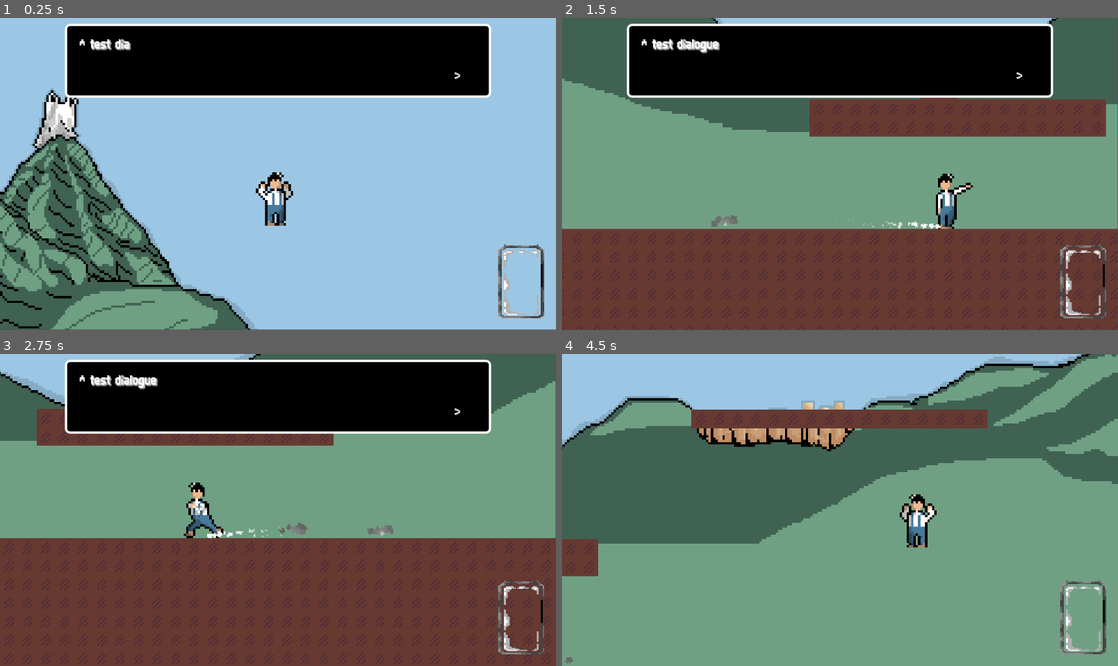
Above: before the commit, frames 1-4 (two rows, left to right).
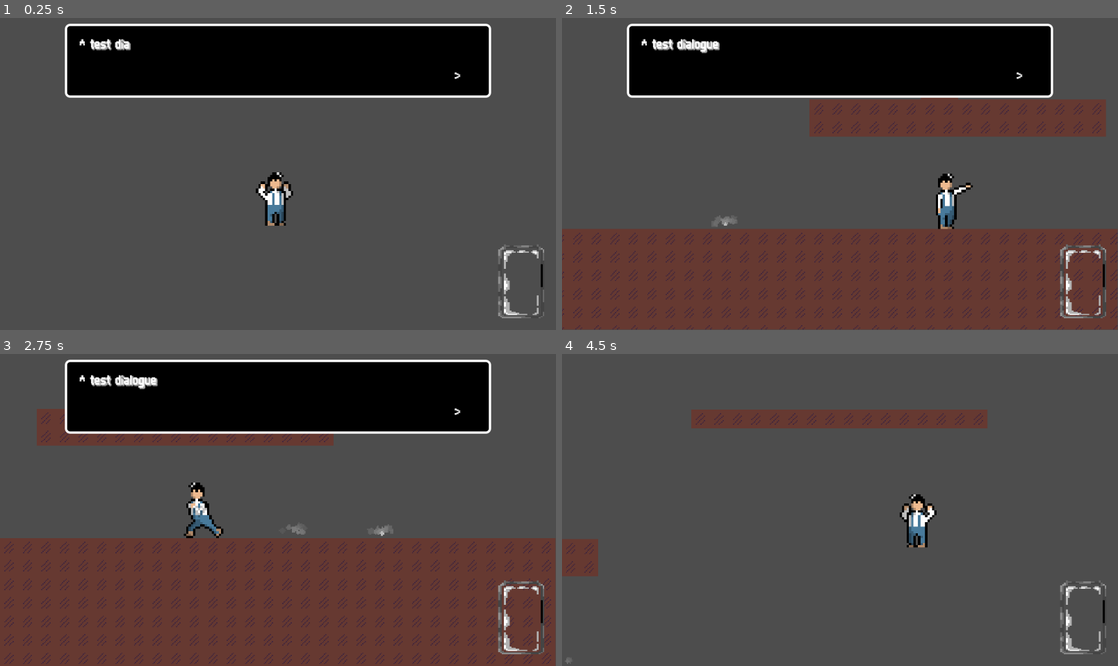
Above: after the commit, the same moments.

Repository: tixvage/bgj25.2
Game: Godot game, scene res://scenes/main.tscn
Same seed, same stepped clock (60 frames per second), same inputs: the game is played once before the commit and once after it. The engine's default icon, where the game draws it, is replaced by a stand-in: a white triangle on a blue panel in a dark square. Sound files missing from this copy of the repository are replaced by a short silence.
Inputs (mouse positions are in pixels of both pictures, inside the frame that each line leads up to):
- Up to frame 1 (0.25 s): no input
- Up to frame 2 (1.5 s): move the mouse to (962, 158) at 0.52 s; hold D (move_right) from 0.53 s (still down); right-click (962, 158) at 0.6 s; tap W (move_up) at 0.77 s; click (962, 158) at 0.8 s; move the mouse to (728, 189) at 1.27 s; click (728, 189) at 1.35 s
- Up to frame 3 (2.75 s): tap W (move_up) at 1.52 s; right-click (166, 525) at 1.55 s; move the mouse to (333, 441) at 2.02 s; release D (move_right) at 2.03 s; hold A (move_left) from 2.03 s (still down); right-click (333, 441) at 2.1 s; click (333, 441) at 2.3 s
- Up to frame 4 (4.5 s): move the mouse to (812, 572) at 2.77 s; release A (move_left) at 2.78 s; hold D (move_right) 2.78-4.28 s; click (812, 572) at 2.85 s; tap W (move_up) at 3.02, 3.77 s; right-click (812, 572) at 3.05 s; move the mouse to (1006, 556) at 3.52 s; tap X (text_read) at 3.6 s; click (1006, 556) at 3.8 s; move the mouse to (673, 463) at 4.27 s; hold A (move_left) from 4.28 s (still down); right-click (673, 463) at 4.35 s

The runs differ from the first frame. In frame 1, 74% of the frame differs, in the area x 0-100%, y 0-100%; in frame 2, 34%; in frame 3, 34%; in frame 4, 69%.

Commit message:
bandim

Diff:
--- /dev/null
+++ b/scenes/bandim_projectile.tscn
@@ -0,0 +1,55 @@
+[gd_scene load_steps=9 format=3 uid="uid://dthdklvf1d3kn"]
+
+[ext_resource type="Texture2D" uid="uid://dewote71u5qx5" path="res://assets/sprite/choco sos.png" id="1_6jksa"]
+[ext_resource type="Script" uid="uid://cclhijev0sesa" path="res://scripts/bandim_projectile.gd" id="1_drvv3"]
+
+[sub_resource type="AtlasTexture" id="AtlasTexture_drvv3"]
+atlas = ExtResource("1_6jksa")
+region = Rect2(0, 0, 24, 24)
+
+[sub_resource type="AtlasTexture" id="AtlasTexture_xlrb7"]
+atlas = ExtResource("1_6jksa")
+region = Rect2(24, 0, 24, 24)
+
+[sub_resource type="AtlasTexture" id="AtlasTexture_tmxa8"]
+atlas = ExtResource("1_6jksa")
+region = Rect2(48, 0, 24, 24)
+
+[sub_resource type="AtlasTexture" id="AtlasTexture_q8bk8"]
+atlas = ExtResource("1_6jksa")
+region = Rect2(72, 0, 24, 24)
+
+[sub_resource type="SpriteFrames" id="SpriteFrames_grf0x"]
+animations = [{
+"frames": [{
+"duration": 0.3,
+"texture": SubResource("AtlasTexture_drvv3")
+}, {
+"duration": 0.3,
+"texture": SubResource("AtlasTexture_xlrb7")
+}, {
+"duration": 0.3,
+"texture": SubResource("AtlasTexture_tmxa8")
+}, {
+"duration": 0.3,
+"texture": SubResource("AtlasTexture_q8bk8")
+}],
+"loop": true,
+"name": &"default",
+"speed": 5.0
+}]
+
+[sub_resource type="RectangleShape2D" id="RectangleShape2D_6jksa"]
+size = Vector2(18, 10)
+
+[node name="BandimProjectile" type="Area2D"]
+script = ExtResource("1_drvv3")
+
+[node name="AnimatedSprite2D" type="AnimatedSprite2D" parent="."]
+sprite_frames = SubResource("SpriteFrames_grf0x")
+frame_progress = 0.0361913
+
+[node name="CollisionShape2D" type="CollisionShape2D" parent="."]
+shape = SubResource("RectangleShape2D_6jksa")
+
+[connection signal="area_entered" from="." to="." method="_on_area_entered"]
--- a/scenes/demo_world.tscn
+++ b/scenes/demo_world.tscn
@@ -6,6 +6,7 @@
 [ext_resource type="Script" uid="uid://bfj6hq6gj25hm" path="res://scripts/player_data.gd" id="2_70cc3"]
 [ext_resource type="Script" uid="uid://bb88lfntubb8j" path="res://scripts/particle_spawner.gd" id="2_n31jq"]
 [ext_resource type="Script" uid="uid://oovhr5r2b6c5" path="res://scripts/particle.gd" id="3_cwcxc"]
+[ext_resource type="Script" uid="uid://chr8f7yml27wh" path="res://scripts/projectile_pool.gd" id="3_w7j4q"]
 [ext_resource type="PackedScene" uid="uid://dvag253a51pco" path="res://scenes/enemy_bandim.tscn" id="4_4qpdp"]
 [ext_resource type="PackedScene" uid="uid://bqwybcstswvf5" path="res://particles/explosion.tscn" id="4_qtveh"]
 [ext_resource type="Script" uid="uid://beq2ccoyulos6" path="res://scripts/camera.gd" id="4_tccpi"]
@@ -159,6 +160,9 @@
 shader = ExtResource("13_jgk0q")
 shader_parameter/flash_light = Vector4(1, 1, 1, 1)
 shader_parameter/flash_amount = 0.0
+shader_parameter/seed = 0.0
+shader_parameter/chocolate_amount = 0.0
+shader_parameter/chocolate_color = Color(0.356863, 0.12549, 0.0313726, 1)
 shader_parameter/line_color = Vector4(1, 1, 1, 1)
 shader_parameter/line_scale = 0.0
 
@@ -858,6 +862,7 @@
 [node name="DemoWorld" type="Node2D"]
 
 [node name="Biscuitland" type="Sprite2D" parent="."]
+visible = false
 position = Vector2(545, 308)
 scale = Vector2(2, 2)
 texture = ExtResource("16_rfelh")
@@ -868,6 +873,9 @@
 tile_map_data = PackedByteArray("AAD1/yQAAAADAAMAAAD1/yUAAAADAAMAAAD1/yYAAAADAAMAAAD1/ycAAAADAAMAAAD1/ygAAAADAAMAAAD1/y …(18640 unchanged characters)…
 tile_set = SubResource("TileSet_tdn6g")
 
+[node name="ProjectilePool" type="Node2D" parent="."]
+script = ExtResource("3_w7j4q")
+
 [node name="ParticlePool" type="Node2D" parent="."]
 
 [node name="ParticleSpawner" type="Node2D" parent="." node_paths=PackedStringArray("pool")]
@@ -915,9 +923,11 @@
 [node name="Root" type="Node2D" parent="Player"]
 
 [node name="FeetMid" type="Node2D" parent="Player/Root"]
+visible = false
 position = Vector2(-1, 20)
 
 [node name="MoveParticle" parent="Player/Root" instance=ExtResource("11_33be7")]
+visible = false
 z_index = 50
 position = Vector2(-8, 22)
 lifetime = 0.3
@@ -927,6 +937,7 @@
 scale_amount_max = 4.0
 
 [node name="HandArea" type="Area2D" parent="Player/Root"]
+visible = false
 position = Vector2(17, -1)
 
 [node name="CollisionShape2D" type="CollisionShape2D" parent="Player/Root/HandArea"]
@@ -941,9 +952,11 @@
 frame_progress = 1.0
 
 [node name="CollisionShape2D" type="CollisionShape2D" parent="Player"]
+visible = false
 shape = SubResource("RectangleShape2D_4hlwr")
 
 [node name="DashDamageArea" type="Area2D" parent="Player"]
+visible = false
 position = Vector2(0, 14)
 
 [node name="CollisionShape2D" type="CollisionShape2D" parent="Player/DashDamageArea"]
@@ -960,6 +973,7 @@
 one_shot = true
 
 [node name="Body" type="Area2D" parent="Player" groups=["Player"]]
+visible = false
 
 [node name="CollisionShape2D" type="CollisionShape2D" parent="Player/Body"]
 shape = SubResource("RectangleShape2D_4qpdp")
--- a/scenes/enemy_bandim.tscn
+++ b/scenes/enemy_bandim.tscn
@@ -15,14 +15,20 @@
 [sub_resource type="RectangleShape2D" id="RectangleShape2D_nq4ng"]
 size = Vector2(16, 24)
 
+[sub_resource type="RectangleShape2D" id="RectangleShape2D_t0s01"]
+size = Vector2(400, 200)
+
 [sub_resource type="RectangleShape2D" id="RectangleShape2D_wjy0h"]
-size = Vector2(100, 24)
+size = Vector2(300, 24)
 
 [sub_resource type="ShaderMaterial" id="ShaderMaterial_t0s01"]
 resource_local_to_scene = true
 shader = ExtResource("3_wjy0h")
 shader_parameter/flash_light = Vector4(1, 1, 1, 1)
 shader_parameter/flash_amount = 0.0
+shader_parameter/seed = 0.0
+shader_parameter/chocolate_amount = 0.1
+shader_parameter/chocolate_color = Color(0.36, 0.2, 0.09, 1)
 shader_parameter/line_color = Vector4(1, 1, 1, 1)
 shader_parameter/line_scale = 0.0
 
@@ -86,12 +92,17 @@
 }, {
 "duration": 1.0,
 "texture": SubResource("AtlasTexture_6n5yo")
-}, {
+}],
+"loop": false,
+"name": &"die",
+"speed": 5.0
+}, {
+"frames": [{
 "duration": 1.0,
 "texture": SubResource("AtlasTexture_wr1in")
 }],
 "loop": false,
-"name": &"die",
+"name": &"die_wait",
 "speed": 5.0
 }, {
 "frames": [{
@@ -147,12 +158,18 @@
 "name": &"run",
 "speed": 5.0
 }]
+
+[sub_resource type="RectangleShape2D" id="RectangleShape2D_aclem"]
+size = Vector2(32, 12)
 
 [node name="EnemyBandim" type="CharacterBody2D"]
 collision_layer = 4
 script = ExtResource("1_pwmgu")
 data = SubResource("Resource_78ggm")
 
+[node name="Head" type="Marker2D" parent="."]
+position = Vector2(0, -11)
+
 [node name="CollisionShape2D" type="CollisionShape2D" parent="."]
 shape = SubResource("RectangleShape2D_nq4ng")
 
@@ -165,6 +182,12 @@
 wait_time = 0.3
 one_shot = true
 
+[node name="PlayerChaseExitArea" type="Area2D" parent="."]
+position = Vector2(0, -41)
+
+[node name="CollisionShape2D" type="CollisionShape2D" parent="PlayerChaseExitArea"]
+shape = SubResource("RectangleShape2D_t0s01")
+
 [node name="PlayerChaseArea" type="Area2D" parent="."]
 
 [node name="CollisionShape2D" type="CollisionShape2D" parent="PlayerChaseArea"]
@@ -176,7 +199,7 @@
 [node name="AnimatedSprite2D" type="AnimatedSprite2D" parent="Root"]
 material = SubResource("ShaderMaterial_t0s01")
 sprite_frames = SubResource("SpriteFrames_nq4ng")
-animation = &"run"
+animation = &"die_wait"
 
 [node name="ObstacleRay" type="RayCast2D" parent="Root"]
 position = Vector2(0, 9)
@@ -188,5 +211,16 @@
 [node name="HeadRay" type="RayCast2D" parent="Root"]
 target_position = Vector2(0, -80)
 
+[node name="Trunk" type="Marker2D" parent="Root"]
+position = Vector2(6, -4)
+
+[node name="DeadArea" type="Area2D" parent="." groups=["EnemyDead"]]
+position = Vector2(3, 6)
+
+[node name="CollisionShape2D" type="CollisionShape2D" parent="DeadArea"]
+shape = SubResource("RectangleShape2D_aclem")
+
 [connection signal="timeout" from="FlashTimer" to="." method="_on_flash_timer_timeout"]
+[connection signal="area_exited" from="PlayerChaseExitArea" to="." method="_on_player_chase_exit_area_area_exited"]
+[connection signal="area_entered" from="PlayerChaseArea" to="." method="_on_player_chase_area_area_entered"]
 [connection signal="animation_finished" from="Root/AnimatedSprite2D" to="." method="_on_animated_sprite_2d_animation_finished"]
--- a/scenes/enemy_lotus.tscn
+++ b/scenes/enemy_lotus.tscn
@@ -29,6 +29,9 @@
 shader = ExtResource("3_gqwvd")
 shader_parameter/flash_light = Vector4(1, 1, 1, 1)
 shader_parameter/flash_amount = 0.0
+shader_parameter/seed = 0.0
+shader_parameter/chocolate_amount = 0.1
+shader_parameter/chocolate_color = Color(0.36, 0.2, 0.09, 1)
 shader_parameter/line_color = Vector4(1, 1, 1, 1)
 shader_parameter/line_scale = 0.0
 
@@ -220,7 +223,7 @@
 [node name="AnimatedSprite2D" type="AnimatedSprite2D" parent="Root"]
 material = SubResource("ShaderMaterial_gqwvd")
 sprite_frames = SubResource("SpriteFrames_cyj6w")
-animation = &"die_wait"
+animation = &"die"
 
 [node name="ObstacleRay" type="RayCast2D" parent="Root"]
 position = Vector2(0, 9)
--- a/scenes/main.tscn
+++ b/scenes/main.tscn
@@ -16,6 +16,9 @@
 [ext_resource type="Script" uid="uid://vj0vjbu8pq5r" path="res://scripts/particle_manager.gd" id="9_ya4ey"]
 [ext_resource type="Script" uid="uid://di3bbgxr1nblb" path="res://scripts/stat_manager.gd" id="13_jbj1t"]
 [ext_resource type="PackedScene" uid="uid://cl7nm38kki82n" path="res://scenes/xp_layer.tscn" id="14_jkv2x"]
+[ext_resource type="Script" uid="uid://bxfygrl2at6dk" path="res://scripts/projectile_manager.gd" id="14_muem4"]
+[ext_resource type="Script" uid="uid://dtkfhkhrr07r6" path="res://scripts/projectile.gd" id="15_0ld40"]
+[ext_resource type="PackedScene" uid="uid://dthdklvf1d3kn" path="res://scenes/bandim_projectile.tscn" id="16_gqmmt"]
 
 [sub_resource type="Resource" id="Resource_jyhfs"]
 script = ExtResource("3_sugp2")
@@ -77,6 +80,12 @@
 pitch_randomness = 0.0
 metadata/_custom_type_script = "uid://d5tjmlelqgaf"
 
+[sub_resource type="Resource" id="Resource_yc10j"]
+script = ExtResource("15_0ld40")
+scene = ExtResource("16_gqmmt")
+type = 0
+metadata/_custom_type_script = "uid://dtkfhkhrr07r6"
+
 [sub_resource type="ShaderMaterial" id="ShaderMaterial_tipki"]
 shader = ExtResource("7_o6xl0")
 shader_parameter/cam_offset = Vector2(0, 0)
@@ -110,6 +119,10 @@
 [node name="StatManager" type="Node" parent="."]
 script = ExtResource("13_jbj1t")
 
+[node name="ProjectileManager" type="Node" parent="."]
+script = ExtResource("14_muem4")
+projectiles = Array[ExtResource("15_0ld40")]([SubResource("Resource_yc10j")])
+
 [node name="GUI" type="Control" parent="."]
 unique_name_in_owner = true
 layout_mode = 3
--- /dev/null
+++ b/scripts/bandim_projectile.gd
@@ -0,0 +1,26 @@
+extends Area2D
+
+const SPEED: float = 500.0
+
+var direction: Vector2
+var data: EnemyData
+
+
+func init(spawn_position: Vector2, spawn_direction: Vector2, spawn_data: EnemyData) -> void:
+	global_position = spawn_position
+	direction = spawn_direction
+	data = spawn_data
+
+
+func _process(delta: float) -> void:
+	$AnimatedSprite2D.play("default")
+
+	global_position += direction * SPEED * delta
+
+
+func _on_area_entered(area: Area2D) -> void:
+	if not area.is_in_group("Player"): return
+
+	area.get_parent().damage(data.xp_steal, true)
+
+	queue_free()
--- a/scripts/enemy_bandim.gd
+++ b/scripts/enemy_bandim.gd
@@ -6,18 +6,29 @@
 	RANDOM,
 	IDLE,
 	JUMP,
+	CHASE,
+	FIRE,
 	DIE,
+	WAIT_FOR_EAT,
 	KNOCKBACK,
 }
 
+const SPEED: float = 200.0
 const MAX_HEALTH: float = 100.0
 const KNOCKBACK_FORCE_X: float = 10.0
 const KNOCKBACK_FORCE_Y: float = -30.0
 const KNOCKBACK_TIME: float = 0.7
 const IDLE_TIME: float = 1.0
+const FIRE_ANIM_TIME: float = 1.0
+const FIRE_TIME: float = FIRE_ANIM_TIME / 5.0
+const MAX_FIRE: float = 10.0
+const MAX_CHASE_BEFORE_ESCAPE: int = 3
+const CHASE_LIMIT_MAX: float = 200.0
+const CHASE_LIMIT_MIN: float = 100.0
 
 var accel: float = 200.0
 var state: State = State.RANDOM
+var last_state: State = state
 var current_target_x: float
 var knockback: Vector2
 var knockback_timer: float = 0.0
@@ -25,17 +36,36 @@
 var need_new_target: bool = true
 var skipped_possible_jump: bool = false
 var idle_timer: float = IDLE_TIME
+var fire_anim_timer: float = FIRE_ANIM_TIME
+var fire_timer: float = FIRE_TIME
+var player_offset: float = 0.0
+var first_chase: bool = true
+var chase_count: int = 0
 
 @onready var flash_timer: Timer = $FlashTimer
+@onready var head: Marker2D = $Head
+@onready var root: Node2D = $Root
 @onready var sprite: AnimatedSprite2D = $Root/AnimatedSprite2D
 @onready var obstacle_ray: RayCast2D = $Root/ObstacleRay
 @onready var optional_jump_ray: RayCast2D = $Root/OptionalJumpRay
 @onready var head_ray: RayCast2D = $Root/HeadRay
-@onready var root: Node2D = $Root
+@onready var trunk: Marker2D = $Root/Trunk
+
 
 func change_state(new_state: State) -> void:
+	last_state = state
+	if last_state in [State.DIE, State.WAIT_FOR_EAT] and not new_state in [State.WAIT_FOR_EAT]:
+		return
 	state = new_state
-	if state == State.IDLE:
+	if state == State.CHASE:
+		if first_chase:
+			player_offset = randf_range(CHASE_LIMIT_MIN, CHASE_LIMIT_MAX)
+			first_chase = false
+			chase_count = 0
+	elif state == State.FIRE:
+		fire_anim_timer = FIRE_ANIM_TIME
+		fire_timer = FIRE_TIME
+	elif state == State.IDLE:
 		idle_timer = IDLE_TIME
 	elif state == State.RANDOM and need_new_target:
 		current_target_x = randf_range(Global.enemy_manager.world_limit_min, Global.enemy_manager.world_limit_max)
@@ -44,19 +74,33 @@
 
 func _ready() -> void:
 	change_state(State.RANDOM)
-
-
-func damage(amount: float) -> void:
+	$DeadArea/CollisionShape2D.disabled = true
+
+
+func eat() -> float:
+	#for now
+	call_deferred("queue_free")
+	return data.xp_gain
+
+
+func damage(amount: float, up: bool) -> void:
 	health -= amount
 	if health <= 0:
 		change_state(State.DIE)
+		flash_timer.start()
+		sprite.material.set_shader_parameter("line_scale", 0.0)
+		sprite.material.set_shader_parameter("flash_amount", 0.5)
+		sprite.material.set_shader_parameter("flash_light", Vector4(1.0, 0.0, 0.0, 1.0))
 	else:
 		flash_timer.start()
-		sprite.material.set_shader_parameter("flash_amount", 0.8)
+		if up:
+			sprite.material.set_shader_parameter("flash_amount", 0.8)
+		else:
+			sprite.material.set_shader_parameter("line_scale", 1.0)
 
 
 func damage_from_up(raw_nearness: float, mass: float) -> void:
-	if state == State.DIE: return
+	if state in [State.DIE, State.WAIT_FOR_EAT]: return
 	var nearness: float = absf(raw_nearness)
 	apply_knockback(
 		KNOCKBACK_TIME * nearness * Global.rng.randf_range(0.8, 1.2),
@@ -66,16 +110,19 @@
 		)
 	)
 	var damage_amount: float = mass * nearness * 2
-	damage(damage_amount)
+	damage(damage_amount, true)
 
 
 func damage_hand(location: Vector2, amount: float) -> void:
-	if state == State.DIE: return
-	apply_knockback(
-		KNOCKBACK_TIME * 0.3,
-		Vector2(sign(global_position.x - location.x) * 500, 0)
-	)
-	damage(amount)
+	if state in [State.DIE, State.WAIT_FOR_EAT]: return
+	player_offset = randf_range(player_offset, CHASE_LIMIT_MAX)
+	chase_count = MAX_CHASE_BEFORE_ESCAPE - 1
+	change_state(State.CHASE)
+	#apply_knockback(
+	#	KNOCKBACK_TIME * 0.1,
+	#	Vector2(sign(global_position.x - location.x) * 500, -100)
+	#)
+	damage(amount, false)
 
 
 func apply_knockback(time: float, force: Vector2) -> void:
@@ -88,10 +135,21 @@
 
 func _process(delta: float) -> void:
 	if velocity.x != 0: root.scale.x = 1 if velocity.x > 0 else -1
+	var player_position: Vector2 = Global.player_manager.player.global_position
+
+	if Global.enemy_manager.lock:
+		if not state in [State.DIE, State.WAIT_FOR_EAT]:
+			sprite.play("idle")
+		return
 
 	if state == State.DIE:
 		if velocity.y == 0:
 			sprite.play("die")
+	elif state == State.WAIT_FOR_EAT:
+		sprite.play("die_wait")
+	elif state == State.FIRE:
+		root.scale.x = 1 if global_position.x < player_position.x else -1
+		sprite.play("hit")
 	elif velocity == Vector2.ZERO:
 		sprite.play("idle")
 	elif velocity.y != 0:
@@ -104,10 +162,51 @@
 	if not is_on_floor():
 		velocity += get_gravity() * delta
 
-	if state == State.DIE:
+	if Global.enemy_manager.lock: return
+
+	var player_position: Vector2 = Global.player_manager.player.global_position
+
+	if state == State.CHASE:
+		var target_x: float = player_position.x + player_offset if global_position.x > player_position.x else player_position.x - player_offset
+
+		velocity.x = global_position.direction_to(Vector2(target_x, global_position.y)).x * SPEED
+		if obstacle_ray.is_colliding() and is_on_floor():
+			velocity.y = -300
+		if skipped_possible_jump and head_ray.is_colliding():
+			skipped_possible_jump = false
+		if optional_jump_ray.is_colliding() and is_on_floor() and not head_ray.is_colliding():
+			if not skipped_possible_jump:
+				if head.global_position.y > player_position.y:
+					change_state(State.JUMP)
+				else:
+					skipped_possible_jump = true
+		if abs(global_position.x - target_x) < Global.EPS:
+			velocity.x = 0
+			chase_count += 1
+			if chase_count == MAX_CHASE_BEFORE_ESCAPE:
+				#polisten kaçın
+				player_offset = randf_range(player_offset, CHASE_LIMIT_MAX)
+				change_state(State.FIRE)
+			elif chase_count == MAX_CHASE_BEFORE_ESCAPE + 1:
+				chase_count = 0
+				#for keeping direction true
+				velocity.x = (player_position.x - global_position.x) * 0.05
+				change_state(State.IDLE)
+			else:
+				player_offset = randf_range(CHASE_LIMIT_MIN, player_offset)
+				change_state(State.FIRE)
+	elif state == State.FIRE:
+		fire_anim_timer -= delta
+		fire_timer -= delta
+		if fire_timer < 0:
+			fire_timer = FIRE_TIME
+			Global.projectile_manager.spawn(Projectile.Type.BANDIM, trunk.global_position, Vector2(player_position.x - trunk.global_position.x, 0).normalized(), data)
+		if fire_anim_timer < 0:
+			change_state(State.CHASE)
+	elif state == State.DIE:
 		velocity.x = 0
 	elif state == State.RANDOM:
-		velocity.x = global_position.direction_to(Vector2(current_target_x, global_position.y)).x * 200.0
+		velocity.x = global_position.direction_to(Vector2(current_target_x, global_position.y)).x * SPEED
 		if obstacle_ray.is_colliding() and is_on_floor():
 			velocity.y = -300
 		#worst shit
@@ -123,14 +222,15 @@
 			change_state(State.IDLE)
 			velocity.x = 0
 	elif state == State.IDLE:
+		velocity.x = 0
 		idle_timer -= delta
 		if idle_timer < 0:
 			need_new_target = true
-			change_state(State.RANDOM)
+			change_state(last_state)
 	elif state == State.JUMP:
 		velocity.y = -500
 		if not optional_jump_ray.is_colliding() or head_ray.is_colliding():
-			change_state(State.RANDOM)
+			change_state(last_state)
 	elif state == State.KNOCKBACK:
 		if knockback_timer > 0.0:
 			knockback_timer -= delta
@@ -144,8 +244,26 @@
 
 func _on_flash_timer_timeout() -> void:
 	sprite.material.set_shader_parameter("flash_amount", 0.0)
+	sprite.material.set_shader_parameter("flash_light", Vector4(1.0, 1.0, 1.0, 1.0))
+	sprite.material.set_shader_parameter("line_scale", 0.0)
 
 
 func _on_animated_sprite_2d_animation_finished() -> void:
 	if sprite.animation == "die":
-		queue_free()
+		$DeadArea/CollisionShape2D.disabled = false
+		change_state(State.WAIT_FOR_EAT)
+
+
+func _on_player_chase_area_area_entered(area: Area2D) -> void:
+	if Global.enemy_manager.lock: return
+	if not area.is_in_group("Player"): return
+	if not state in [State.CHASE, State.FIRE]: first_chase = true
+	change_state(State.CHASE)
+
+
+func _on_player_chase_exit_area_area_exited(area: Area2D) -> void:
+	if Global.enemy_manager.lock: return
+	if not area.is_in_group("Player"): return
+	if state in [State.CHASE, State.FIRE, State.IDLE]:
+		need_new_target = true
+		change_state(State.RANDOM)
--- a/scripts/enemy_lotus.gd
+++ b/scripts/enemy_lotus.gd
@@ -23,6 +23,8 @@
 const HIT_TIME: float = HIT_ANIM_TIME / 5.0
 const MAX_HIT: float = 10.0
 const MAX_CHASE_BEFORE_ESCAPE: int = 3
+const CHASE_LIMIT_MAX: float = 50.0
+const CHASE_LIMIT_MIN: float = 10.0
 
 var accel: float = 200.0
 var state: State = State.RANDOM
@@ -57,7 +59,7 @@
 	state = new_state
 	if state == State.CHASE:
 		if first_chase:
-			player_offset = randf_range(10, 50)
+			player_offset = randf_range(CHASE_LIMIT_MIN, CHASE_LIMIT_MAX)
 			first_chase = false
 			chase_count = 0
 	elif state == State.HIT:
@@ -113,7 +115,7 @@
 
 func damage_hand(location: Vector2, amount: float) -> void:
 	if state in [State.DIE, State.WAIT_FOR_EAT]: return
-	player_offset = randf_range(player_offset, 50.0)
+	player_offset = randf_range(player_offset, CHASE_LIMIT_MAX)
 	chase_count = MAX_CHASE_BEFORE_ESCAPE - 1
 	change_state(State.CHASE)
 	#apply_knockback(
@@ -182,7 +184,7 @@
 			chase_count += 1
 			if chase_count == MAX_CHASE_BEFORE_ESCAPE:
 				#polisten kaçın
-				player_offset = randf_range(player_offset, 50.0)
+				player_offset = randf_range(player_offset, CHASE_LIMIT_MAX)
 				change_state(State.HIT)
 			elif chase_count == MAX_CHASE_BEFORE_ESCAPE + 1:
 				chase_count = 0
@@ -190,7 +192,7 @@
 				velocity.x = (player_position.x - global_position.x) * 0.05
 				change_state(State.IDLE)
 			else:
-				player_offset = randf_range(10.0, player_offset)
+				player_offset = randf_range(CHASE_LIMIT_MIN, player_offset)
 				change_state(State.HIT)
 	elif state == State.HIT:
 		hit_anim_timer -= delta
--- a/scripts/enemy_spawner.gd
+++ b/scripts/enemy_spawner.gd
@@ -38,4 +38,4 @@
 		random_spawn_timer -= delta
 	else:
 		random_spawn_timer = random_spawn_time
-		spawn_enemy_type(EnemySpawner.Type.LOTUS)#Global.rng.randi() % 2)
+		spawn_enemy_type(EnemySpawner.Type.BANDIM)#Global.rng.randi() % 2)
--- a/scripts/global.gd
+++ b/scripts/global.gd
@@ -7,6 +7,7 @@
 var enemy_manager: EnemyManager
 var player_manager: PlayerManager
 var particle_manager: ParticleManager
+var projectile_manager: ProjectileManager
 var stat_manager: StatManager
 var world_viewport: SubViewportContainer
 var rng: RandomNumberGenerator = RandomNumberGenerator.new()
--- a/scripts/player.gd
+++ b/scripts/player.gd
@@ -36,12 +36,15 @@
 var locked: bool = false
 var weight_change: bool = false
 var weight_anim_count: int = 0
+var chocolate_amount: float = 0.0
 
 var data: PlayerData : get = get_current_data
 
 
 func next_data() -> void:
 	xp = 0
+	chocolate_amount = 0
+	sprite.material.set_shader_parameter("chocolate_amount", chocolate_amount)
 	current_data += 1
 
 
@@ -64,11 +67,16 @@
 	dash_damage_collision.shape.size = data.damage_area
 
 
-func damage(xp_steal: float) -> void:
+func damage(xp_steal: float, projectile: bool = false) -> void:
 	add_xp(-xp_steal)
+	var anim := get_animation()
 	shader_timer.start()
-	sprite.material.set_shader_parameter("flash_light", Vector4(1.0, 0.0, 0.0, 1.0))
-	sprite.material.set_shader_parameter("flash_amount", 0.9)
+	if projectile and anim != "dash_end":
+		chocolate_amount += 0.05
+		sprite.material.set_shader_parameter("chocolate_amount", chocolate_amount)
+	else:
+		sprite.material.set_shader_parameter("flash_light", Vector4(1.0, 0.0, 0.0, 1.0))
+		sprite.material.set_shader_parameter("flash_amount", 0.7)
 	Global.camera_manager.shake(SHAKE_FORCE * 0.6, 10)
 
 
@@ -111,6 +119,10 @@
 
 
 func stop_dash() -> void:
+	shader_timer.start()
+	chocolate_amount = 0.0
+	sprite.material.set_shader_parameter("chocolate_amount", chocolate_amount)
+
 	play_animation("dash_end")
 	is_dashing = false
 	dash_distance = position.y - dash_distance
--- /dev/null
+++ b/scripts/projectile.gd
@@ -0,0 +1,10 @@
+extends Resource
+class_name Projectile
+
+enum Type {
+	BANDIM,
+}
+
+
+@export var scene: Resource
+@export var type: Type
--- /dev/null
+++ b/scripts/projectile_manager.gd
@@ -0,0 +1,17 @@
+class_name ProjectileManager extends Node
+
+var pool: Node2D
+
+var projectile_dict: Dictionary = {}
+@export var projectiles: Array[Projectile]
+
+func _ready() -> void:
+	Global.projectile_manager = self
+	for p: Projectile in projectiles:
+		projectile_dict[p.type] = p
+
+
+func spawn(type: Projectile.Type, spawn_position: Vector2, direction: Vector2, data: EnemyData) -> void:
+	var instance = projectile_dict[type].scene.instantiate()
+	instance.init(spawn_position, direction, data)
+	pool.add_child(instance)
--- /dev/null
+++ b/scripts/projectile_pool.gd
@@ -0,0 +1,9 @@
+extends Node2D
+
+
+func _ready() -> void:
+	Global.projectile_manager.pool = self
+
+
+func _process(delta: float) -> void:
+	pass
--- a/shaders/flash.gdshader
+++ b/shaders/flash.gdshader
@@ -3,8 +3,17 @@
 uniform vec4 flash_light = vec4(1);
 uniform float flash_amount = 0.0;
 
+uniform float seed = 0;
+uniform float chocolate_amount : hint_range(0.0, 1.0) = 0.1;
+uniform vec4 chocolate_color : source_color = vec4(0.36, 0.20, 0.09, 1.0);
+
+
 uniform vec4 line_color = vec4(1.0, 1.0, 1.0, 1.0);//color line
 uniform float line_scale : hint_range(0, 20) = 0;    // thickness of the line
+
+float rand(vec2 co) {
+    return fract(sin(dot(co.xy ,vec2(12.9898,78.233))) * 43758.5453);
+}
 
 void fragment() {
 	vec2 size = TEXTURE_PIXEL_SIZE * line_scale;
@@ -19,8 +28,19 @@
 	outline += texture(TEXTURE, UV + vec2(size.x, -size.y)).a;
 	outline = min(outline, 1.0);
 
+
 	vec4 color = texture(TEXTURE, UV);
+
+    vec2 tex_size = vec2(textureSize(TEXTURE, 0));
+    vec2 pixel_coord = floor(UV * tex_size);
+
+    // random per pixel (not subpixel)
+    float r = rand(pixel_coord + seed);
+
+    if (r < chocolate_amount) {
+        color.rgb = chocolate_color.rgb;
+	}
+
 	color.rgb = mix(color.rgb, flash_light.rgb, flash_amount);
-
 	COLOR = mix(color, line_color , outline - color.a);
 }
Binary file added: assets/sprite/choco sos.png
Not shown, added: assets/sprite/choco sos.png.import
Not shown: 1 places in scenes/demo_world.tscn that only renumber resources
Not shown: 1 places in scenes/enemy_bandim.tscn that only renumber resources
Not shown: 1 places in scenes/main.tscn that only renumber resources
Not shown, added: scripts/bandim_projectile.gd.uid
Not shown, added: scripts/projectile.gd.uid
Not shown, added: scripts/projectile_manager.gd.uid
Not shown, added: scripts/projectile_pool.gd.uid
